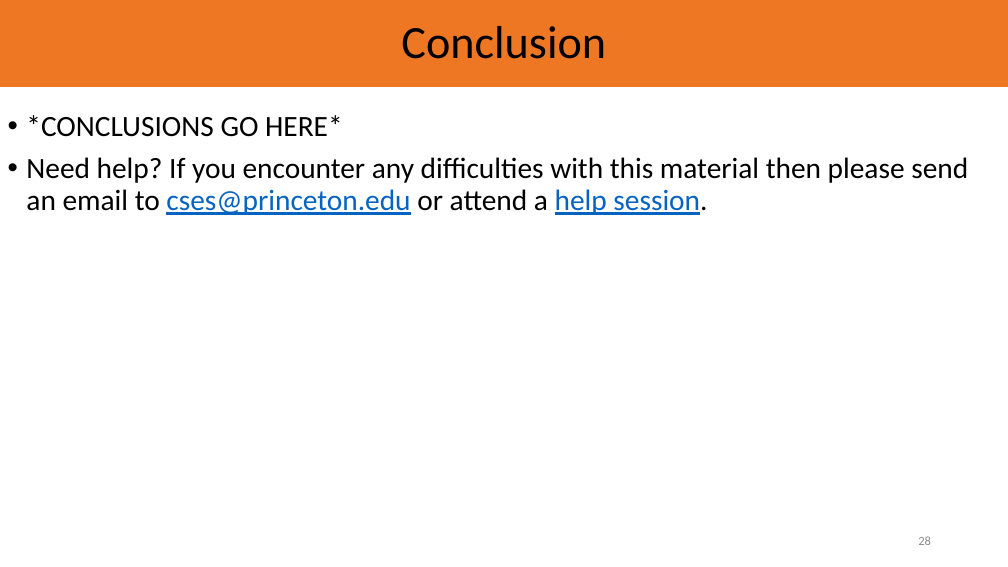
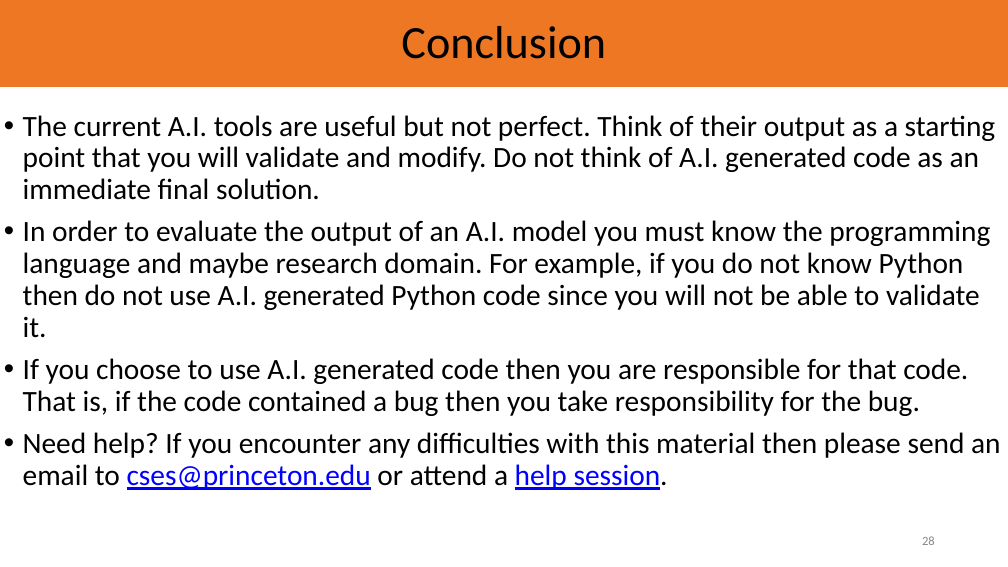
Before and after one commit to PrincetonUniversity/ai_tools_for_software_engineering, a slide deck: slide 28 of AI_tools.pptx. Drawn at 1008x567 pixels with LibreOffice and Linux fonts; fonts in the diff are those of the drawing; background and template pictures are left out. Boxes give left, top, right and bottom in pixels: in the first picture for what was removed or moved away, otherwise in the second. Text is boxed around its words. In the diff, an @@ line names an element or a change of style, - is before the commit and + after.

```diff
--- a/AI_tools.pptx
+++ b/AI_tools.pptx
@@ text at (x1=23, y1=115, x2=996, y2=416): text changed @@
-• *CONCLUSIONS GO HERE*
+• The current A.I. tools are useful but not perfect. Think of their output as a starting point that you will validate and modify. Do not think of A.I. generated code as an immediate final solution.
+• In order to evaluate the output of an A.I. model you must know the programming language and maybe research domain. For example, if you do not know Python then do not use A.I. generated Python code since you will not be able to validate it.
+• If you choose to use A.I. generated code then you are responsible for that code. That is, if the code contained a bug then you take responsibility for the bug.
@@ text at (x1=23, y1=432, x2=1000, y2=490): text colour #0563C1 to #0000FF in "cses@princeton.edu help session." @@
@@ page number at (x1=922, y1=536, x2=935, y2=545): text colour #8C8C8C to #888888 @@
```
Also in this commit, not shown: 27 other slides changed.
